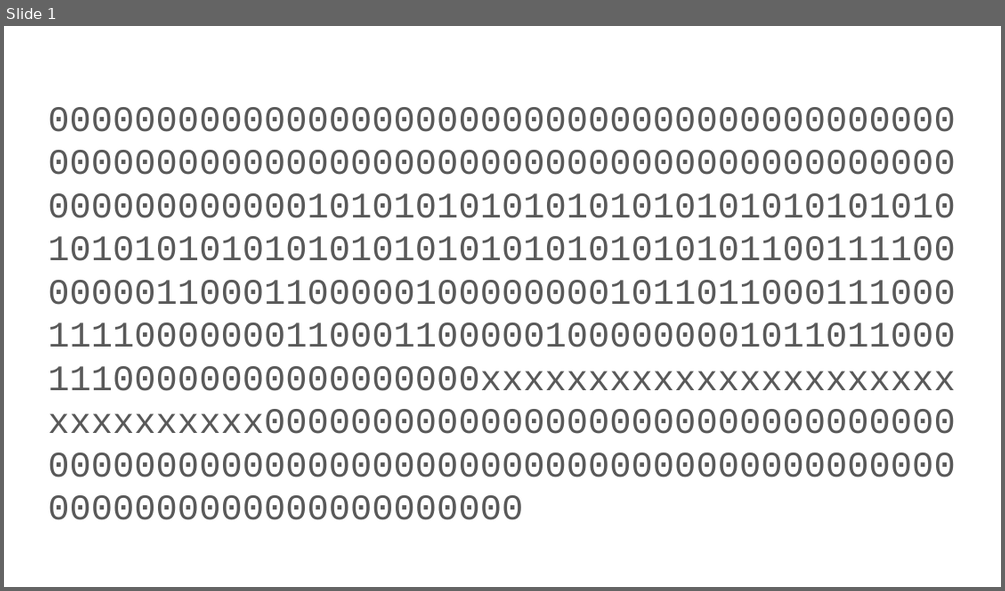
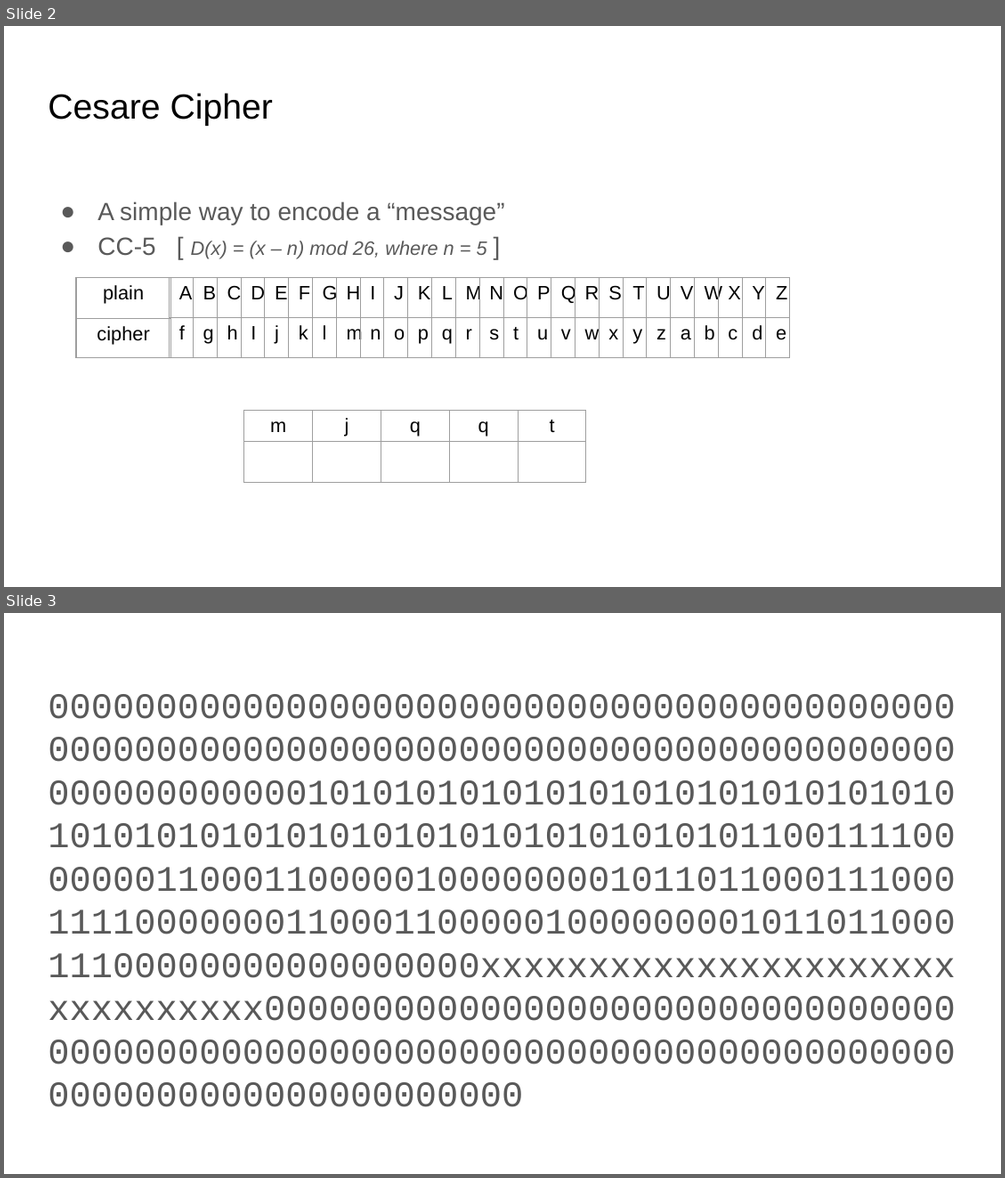
Before and after one commit to COMP122/comp122-s23, a slide deck: format-encodings/documents/introduction-to-encodings.pptx. Shown one above the other, each under a label of ours: slide 1 before the commit, slides 2 and 3 after it. The pictures are 1005x591 and 1005x1178 pixels, drawn with LibreOffice and Linux fonts; fonts in the diff are those of the drawing. Boxes give left, top, right and bottom in pixels: in the first picture for what was removed or moved away, otherwise in the second. Text is boxed around its words. In the diff, an @@ line names an element or a change of style, - is before the commit and + after.

```diff
--- a/format-encodings/documents/introduction-to-encodings.pptx
+++ b/format-encodings/documents/introduction-to-encodings.pptx
@@ slide 2 added at box(4, 26, 1001, 587), background #FFFFFF @@
@@ title added at box(48, 93, 273, 126), 25.2 pt, text #000000 @@
+Cesare Cipher
@@ text added at box(97, 201, 504, 259), 18 pt, text #595959 @@
+● A simple way to encode a “message”
+● CC-5 [ D(x) = (x – n) mod 26, where n = 5 ]
@@ table added at box(76, 277, 170, 358), 2 rows, 1 columns @@
+plain
+cipher
@@ table added at box(170, 277, 792, 358), 2 rows, 26 columns @@
+A | B | C | D | E | F | G | H | I | J | K | L | M | N | O | P | Q | R | S | T | U | V | W | X | Y | Z
+f | g | h | I | j | k | l | m | n | o | p | q | r | s | t | u | v | w | x | y | z | a | b | c | d | e
@@ table added at box(244, 410, 588, 483), 2 rows, 5 columns @@
+m | j | q | q | t
+ |  |  |  | 
@@ what was slide 1 is now slide 3 @@
```
Also in this commit, not shown: 10 slides changed, 1 other slide added, 1 slide removed.
